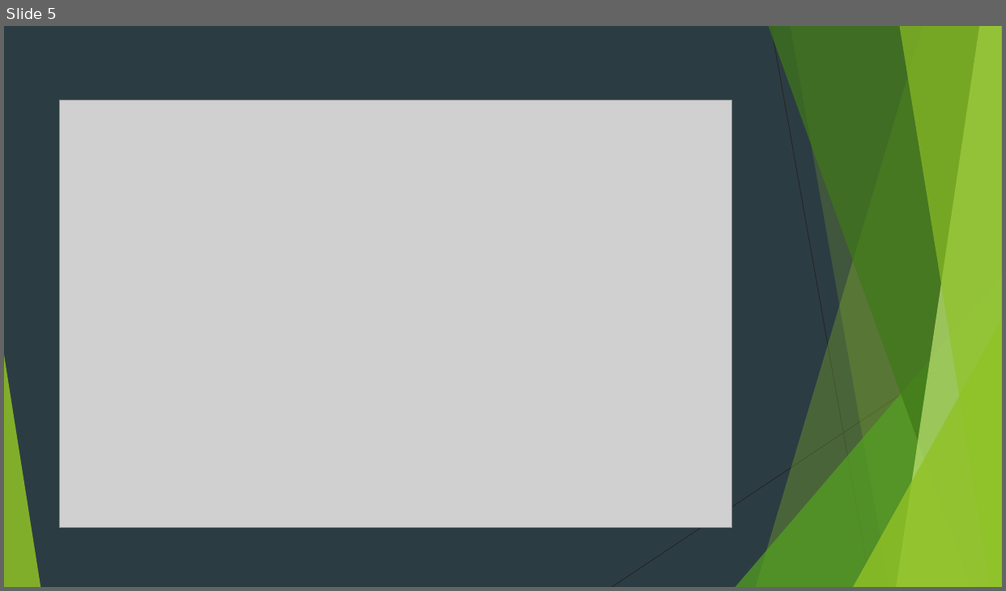
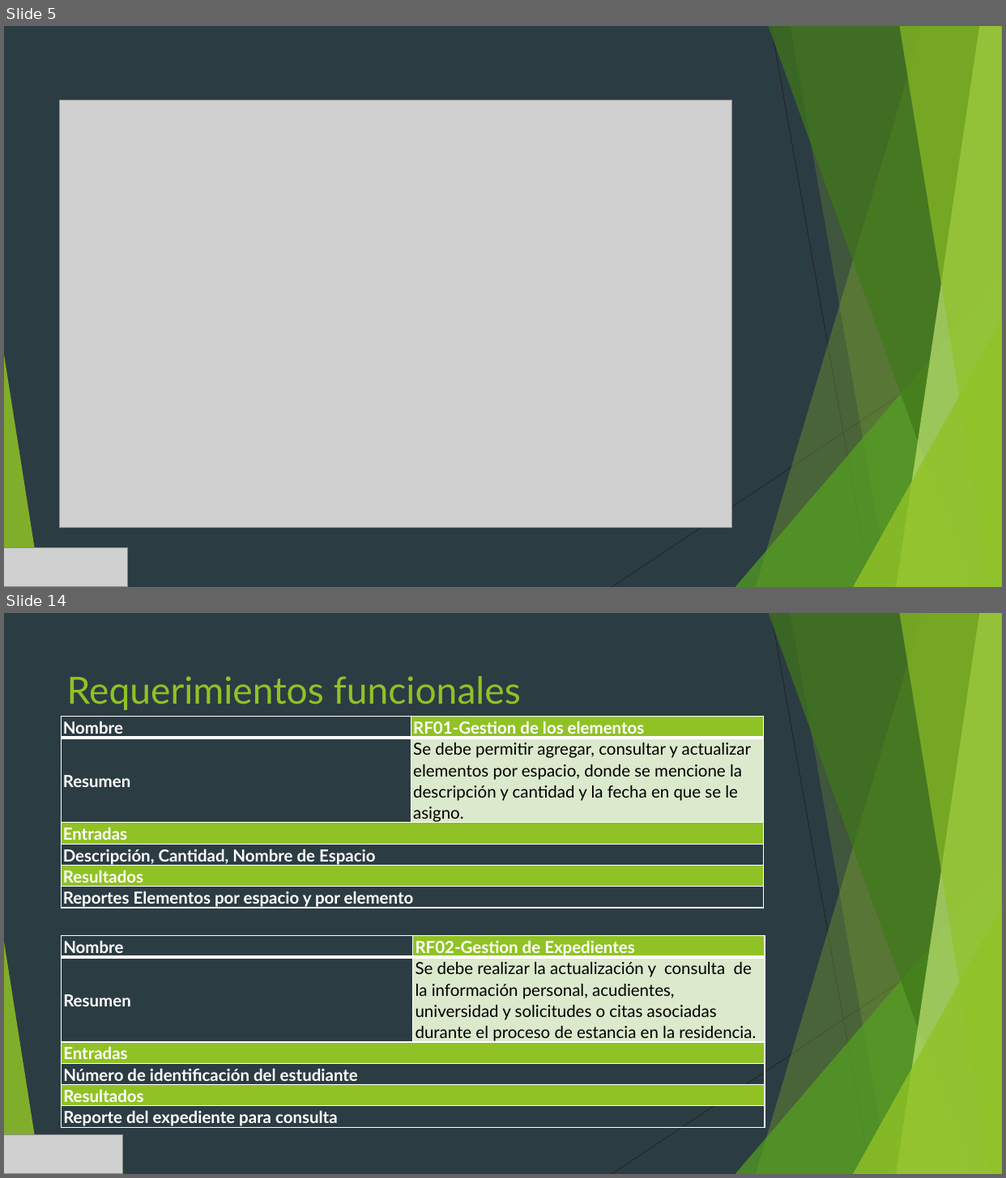
Before and after one commit to JefersonGuevara/Cru_Portal, a slide deck: Documentacion/SISTEMA DE INFORMACIÓN PARA LA GESTIÓN DE ADMISIONES.pptx. Shown one above the other, each under a label of ours: slide 5 before the commit, slides 5 and 14 after it; the slides between them are not shown. The pictures are 1006x591 and 1006x1178 pixels, drawn with LibreOffice and Linux fonts; fonts in the diff are those of the drawing; grey boxes stand for pictures. Boxes give left, top, right and bottom in pixels: in the first picture for what was removed or moved away, otherwise in the second. Text is boxed around its words. In the diff, an @@ line names an element or a change of style, - is before the commit and + after.

Commit message:
Actualizacion de Documentacion
Se realiza actualizacion del anteproyecto e acuerdo los items planteados.
Se agregan licencias de los ide trabajados

```diff
--- a/Documentacion/SISTEMA DE INFORMACIÓN PARA LA GESTIÓN DE ADMISIONES.pptx
+++ b/Documentacion/SISTEMA DE INFORMACIÓN PARA LA GESTIÓN DE ADMISIONES.pptx
@@ slide 14 added at <box>4,613,1002,1174</box>, background #2C3C43; not listed: 10 template elements that a slide beside it also shows @@
@@ title added at <box>67,676,521,710</box>, 36 pt, text #90C226 @@
+Requerimientos funcionales
@@ table added at <box>61,717,763,911</box>, 6 rows, 2 columns @@
+Nombre | RF01-Gestion de los elementos
+Resumen | Se debe permitir agregar, consultar y actualizar elementos por espacio, donde se mencione la descripción y cantidad y la fecha en que se le asigno.
+Entradas | 
+Descripción, Cantidad, Nombre de Espacio | 
+Resultados | 
+Reportes Elementos por espacio y por elemento | 
@@ table added at <box>61,936,765,1144</box>, 6 rows, 2 columns @@
+Nombre | RF02-Gestion de Expedientes
+Resumen | Se debe realizar la actualización y consulta de la información personal, acudientes, universidad y solicitudes o citas asociadas durante el proceso de estancia en la residencia.
+Entradas | 
+Número de identificación del estudiante | 
+Resultados | 
+Reporte del expediente para consulta | 
@@ picture added at <box>4,1135,123,1174</box> @@
@@ slide 5 changed as well @@
@@ picture added at <box>4,548,128,587</box> @@
```
Also in this commit, not shown: 11 other slides changed, 18 other slides added, 8 slides removed, 7 other files.
